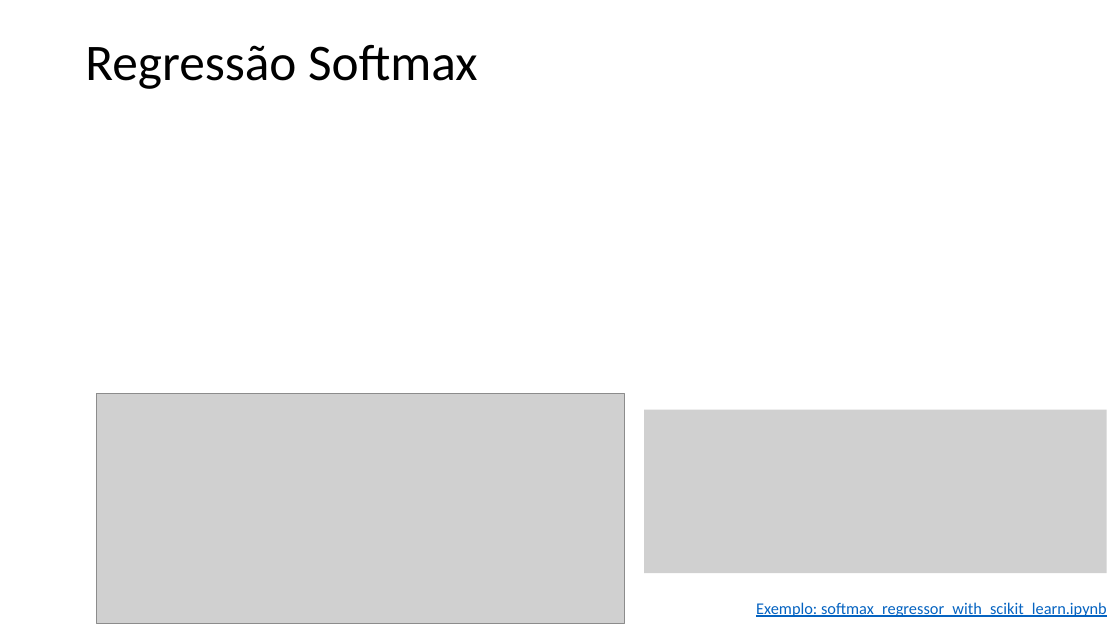
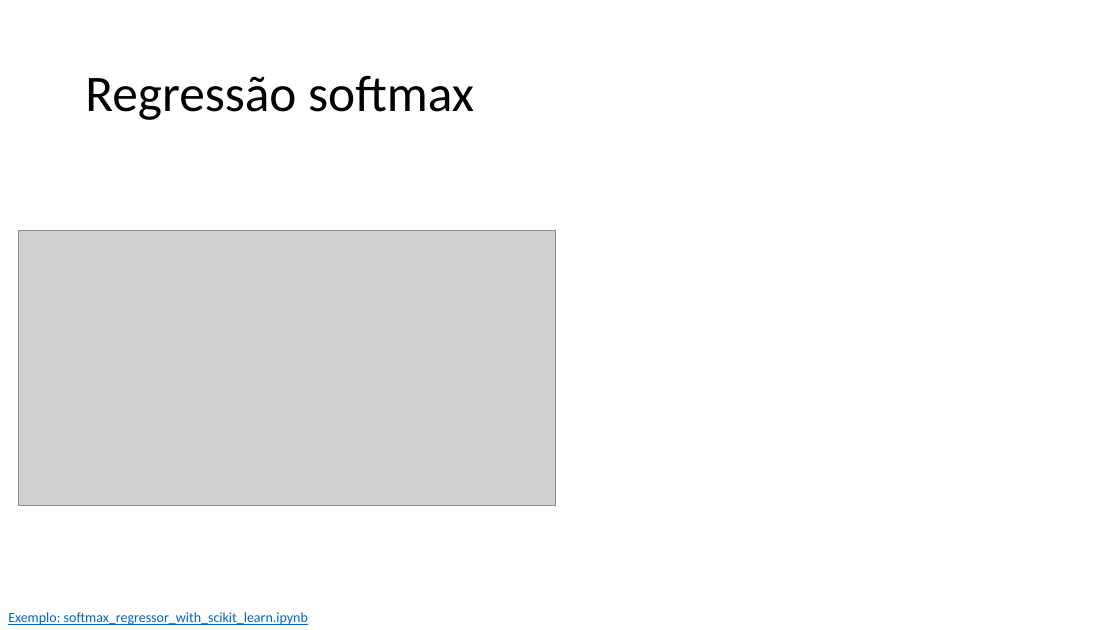
Before and after one commit to zz4fap/t320_aprendizado_de_maquina, a slide deck: slide 23 of slides/T320_Classificação (Parte IV).pptx (slide 25 before the commit). Drawn at 1120x630 pixels with LibreOffice and Linux fonts; fonts in the diff are those of the drawing; grey boxes stand for pictures. Boxes give left, top, right and bottom in pixels: in the first picture for what was removed or moved away, otherwise in the second. Text is boxed around its words. In the diff, an @@ line names an element or a change of style, - is before the commit and + after.

Commit message:
update of slides

```diff
--- a/slides/T320_Classificação (Parte IV).pptx
+++ b/slides/T320_Classificação (Parte IV).pptx
@@ title at (85, 75, 474, 120): text changed @@
-Regressão Softmax
+Regressão softmax
@@ picture added at (18, 231, 555, 506) @@
@@ picture removed at (97, 393, 624, 623) @@
@@ picture removed at (644, 410, 1107, 574) @@
@@ text "Exemplo: softmax_regressor_with_scikit_learn.ipynb": place and size @@
-text "Exemplo: softmax_regressor_with_scikit_learn.ipynb" at (756, 602, 1107, 617)
+text "Exemplo: softmax_regressor_with_scikit_learn.ipynb" at (8, 612, 308, 625)
@@ text "Exemplo: softmax_regressor_with_scikit_learn.ipynb" at (8, 612, 308, 625): size 14 to 12 pt @@
```
Also in this commit, not shown: 11 other slides changed, 1 slide added, 3 slides removed, 2 other files.
